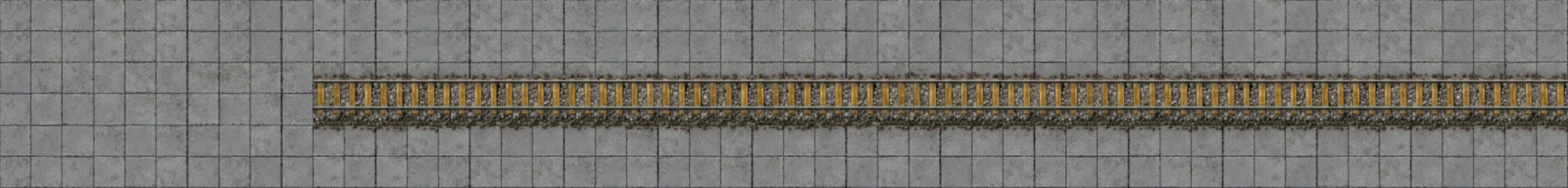
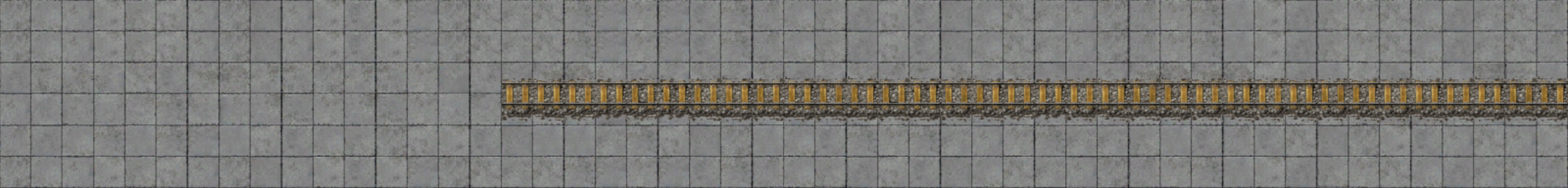
Before/after of a 1568 x 188 layered artwork. What changed in the layer stack:
added layer "rail-small" above "rail-regular" over [501, 76, 1568, 124]
renamed "Pasted Layer #2" to "floor", painted on it over [312, 62, 1568, 142]
renamed "Pasted Layer" to "floor with rail", hid it, painted on it over [312, 62, 1568, 142]
